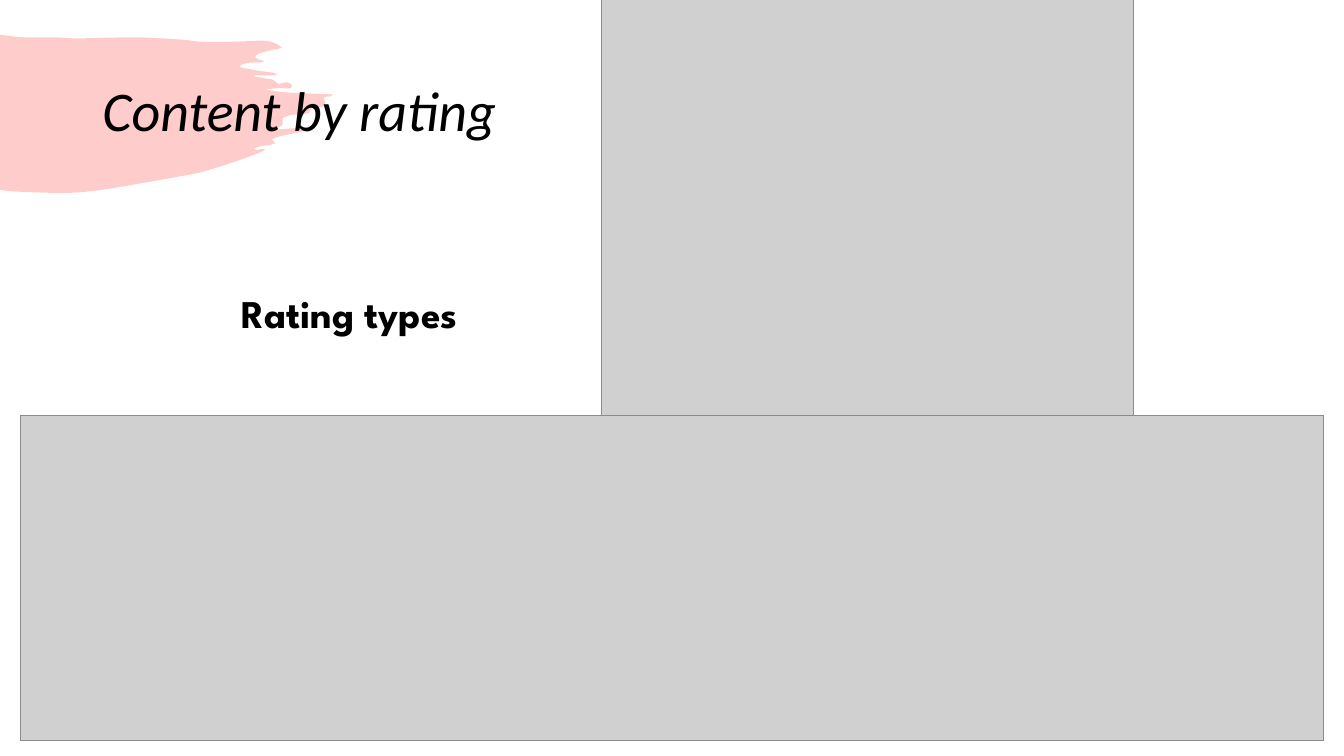
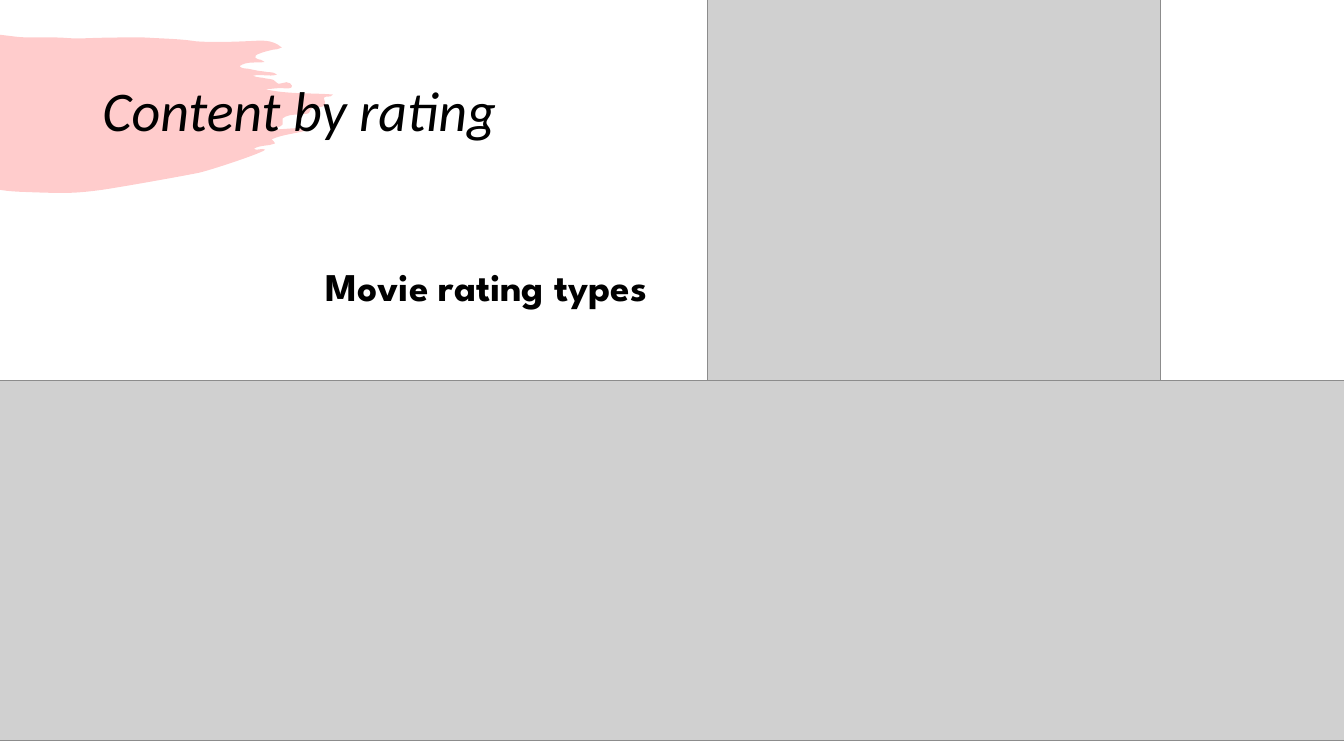
Before and after one commit to Kevinle76/NetFlix, a slide deck: slide 10 of Project_1.pptx. Drawn at 1344x756 pixels with LibreOffice and Linux fonts; fonts in the diff are those of the drawing; grey boxes stand for pictures. Boxes give left, top, right and bottom in pixels: in the first picture for what was removed or moved away, otherwise in the second. Text is boxed around its words. In the diff, an @@ line names an element or a change of style, - is before the commit and + after.

```diff
--- a/Project_1.pptx
+++ b/Project_1.pptx
@@ picture: place and size @@
-picture at <box>601,0,1134,480</box>
+picture at <box>708,0,1162,445</box>
@@ text at <box>325,275,647,310</box>: text changed @@
-Rating types
+Movie rating types
@@ picture: place and size @@
-picture at <box>20,415,1324,741</box>
+picture at <box>0,381,1344,741</box>
```
Also in this commit, not shown: 1 other slide changed, 1 slide added, 2 slides removed, 5 other files.
